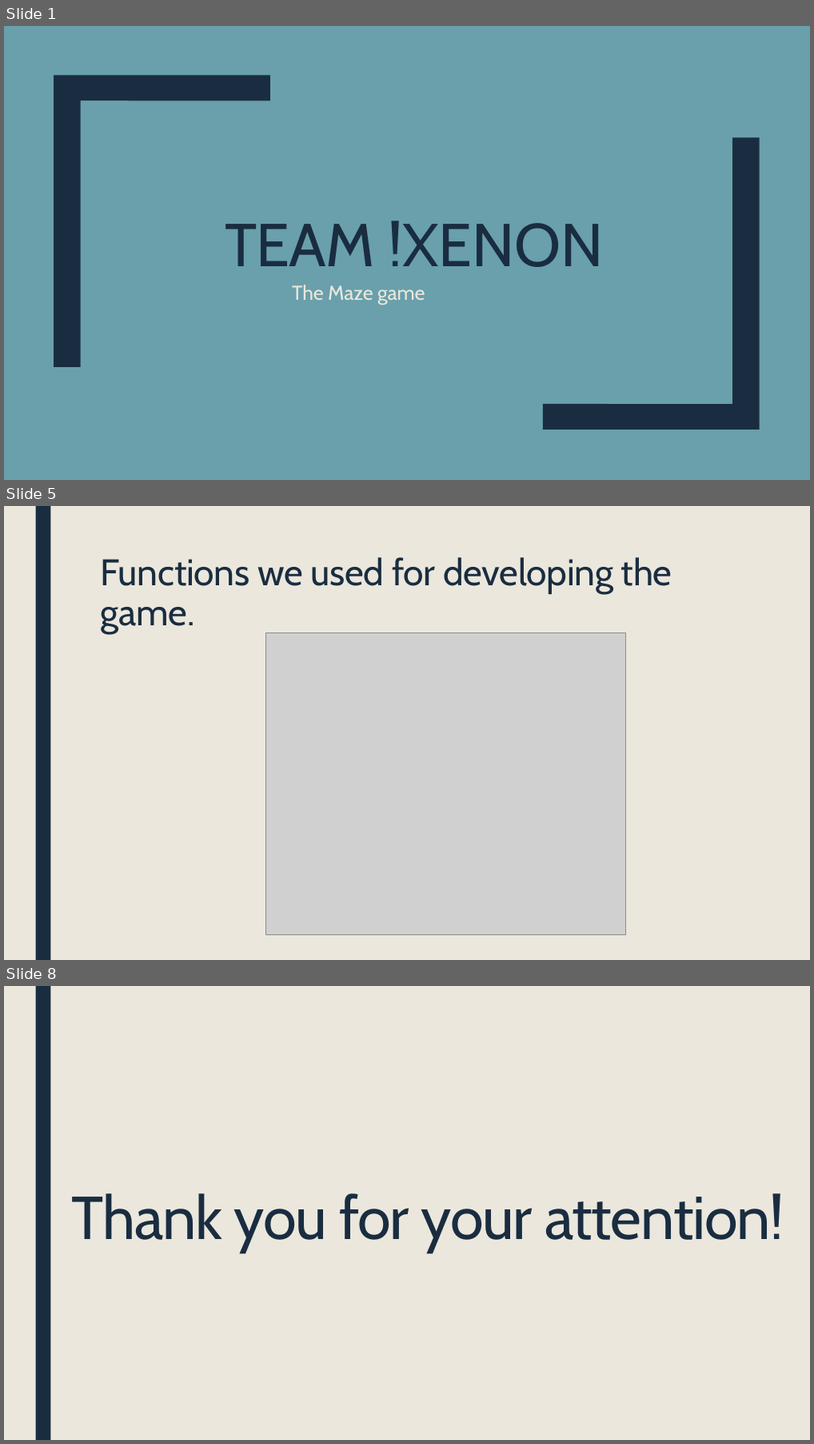
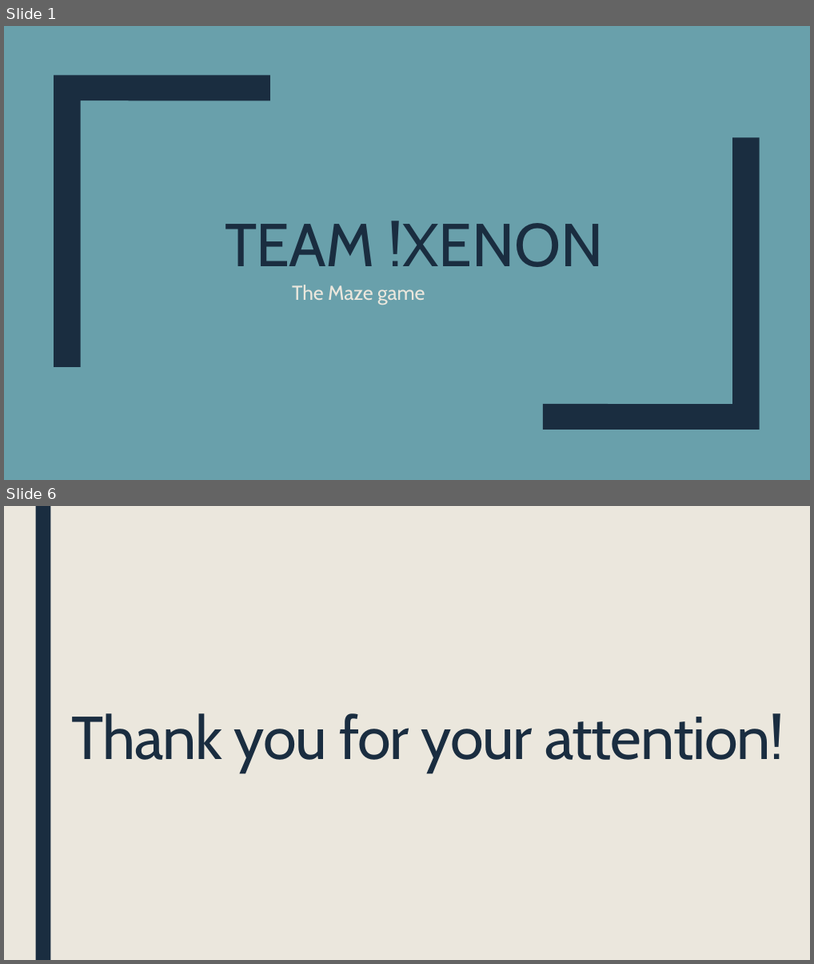
Before and after one commit to GNMilev19/maze-game, a slide deck: Documents/Project Presentation.pptx. Shown one above the other, each under a label of ours: slides 1, 5 and 8 before the commit, slides 1 and 6 after it; the slides between them are not shown. The pictures are 814x1444 and 814x964 pixels, drawn with LibreOffice and Linux fonts; fonts in the diff are those of the drawing; grey boxes stand for pictures. Boxes give left, top, right and bottom in pixels: in the first picture for what was removed or moved away, otherwise in the second. Text is boxed around its words. In the diff, an @@ line names an element or a change of style, - is before the commit and + after.

```diff
--- a/Documents/Project Presentation.pptx
+++ b/Documents/Project Presentation.pptx
@@ slide 5 removed at box(4, 506, 810, 960), background #FFFFFF; not listed: 2 template elements that a slide beside it also shows @@
@@ title removed at box(101, 557, 673, 634) @@
-Functions we used for developing the game.
@@ picture removed at box(266, 632, 626, 934) @@
@@ what was slide 8 is now slide 6 @@
```
Also in this commit, not shown: 3 slides changed, 1 other slide removed, 2 other files.
